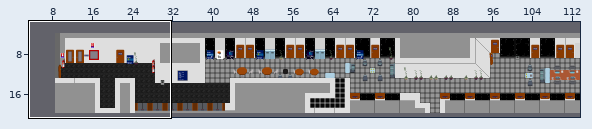
Two versions of a level (Tiled map, tileset/emap.tmx). Above: a wide view before the commit, with the close-up outlined.
Close-up. First the earlier version:
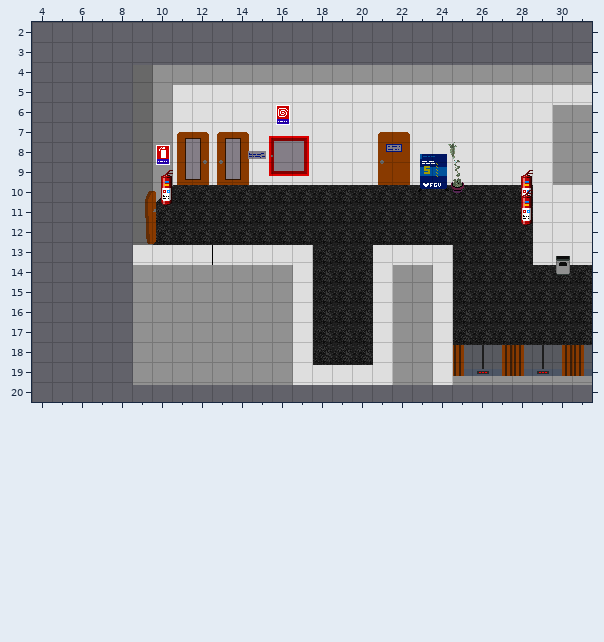
Cells are 20x20 px. Shown: x 4..31, y 2..20. The commit also changed other parts of the map, which this record leaves out. The old version is drawn lined up with the new one. Layer "NotAlignedAssets/Banners" is drawn 41,-8 px off the grid. Layer "NotAlignedAssets/Emergency" is drawn 37,13 px off the grid. Layer "NotAlignedAssets/Fire_Extinguishers_1" is drawn 41,2 px off the grid. Layer "NotAlignedAssets/Fire_Extinguishers_2" is drawn 41,2 px off the grid. Layer "NotAlignedAssets/Plants" is drawn 53,-8 px off the grid. Layer "NotAlignedAssets/STUDYDOOR" is drawn 64,6 px off the grid. Layer "NotAlignedAssets/Signs" is drawn 34,2 px off the grid. Layer "NotAlignedAssets/Start_Signs" is drawn 41,2 px off the grid. Layer "NotAlignedAssets/Trashs" is drawn 40,-7 px off the grid.
New version:
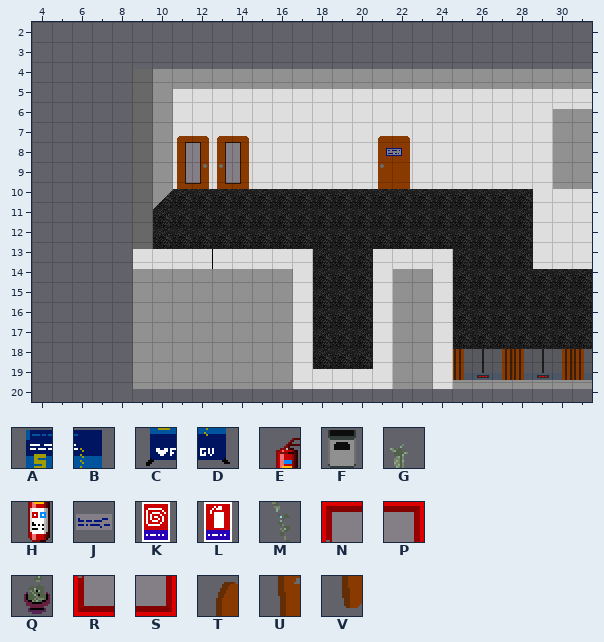
Key: from "EMAp_Tileset": A 50, B 51, C 80, D 81, E 94, F 102, G 123, H 124, J 126, K 129, L 130, M 153, N 156, P 157, Q 183, R 186, S 187, T 545, U 575, V 605.
_ is an empty cell.
Difference:
everything moved by +16,+0 cells (the old picture is shown already moved)
layer "Background" offset 41,3 -> 41,7 px
layer "Ground" offset 41,3 -> 41,7 px
layer "Walls" offset 41,3 -> 41,7 px
layer "Assets" offset 41,3 -> 41,7 px
Layer "NotAlignedAssets/STUDYDOOR" (removed):
Tile T is gone in row 10 at x 6.
Tile U is gone in row 11 at x 6.
Tile V is gone in row 12 at x 6.
Layer "NotAlignedAssets/Fire_Extinguishers_1" (removed):
Tile E is gone in row 9 at x 8 and 26.
Tile H is gone in row 10 at x 8 and 26.
Layer "NotAlignedAssets/Fire_Extinguishers_2" (removed):
Tile E is gone in row 10 at x 26.
Tile H is gone in row 11 at x 26.
Layer "NotAlignedAssets/Emergency" (removed):
Tile N is gone in row 7 at x 14.
Tile P is gone in row 7 at x 15.
Tile R is gone in row 8 at x 14.
Tile S is gone in row 8 at x 15.
Layer "NotAlignedAssets/Trashs" (removed):
Tile F is gone in row 14 at x 28.
Layer "NotAlignedAssets/Start_Signs" (removed):
Tile K is gone in row 6 at x 14.
Tile L is gone in row 8 at x 8.
Layer "NotAlignedAssets/Signs" (removed):
Tile J is gone in row 8 at x 13.
Layer "NotAlignedAssets/Banners" (removed):
Tile A is gone in row 9 at x 21.
Tile B is gone in row 9 at x 22.
Tile C is gone in row 10 at x 21.
Tile D is gone in row 10 at x 22.
Layer "NotAlignedAssets/Plants" (removed):
Tile G is gone in row 8 at x 22.
Tile M is gone in row 9 at x 22.
Tile Q is gone in row 10 at x 22.
